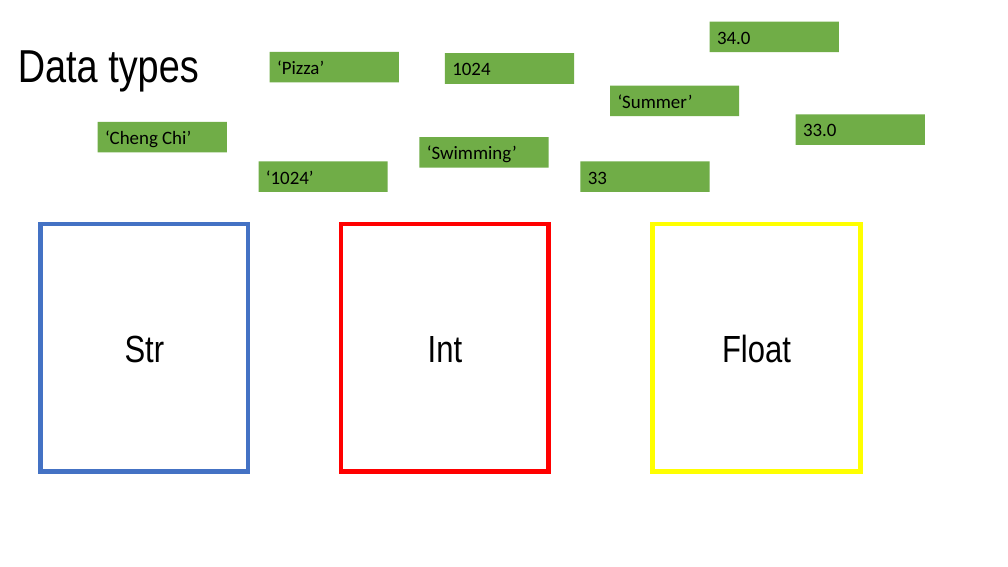
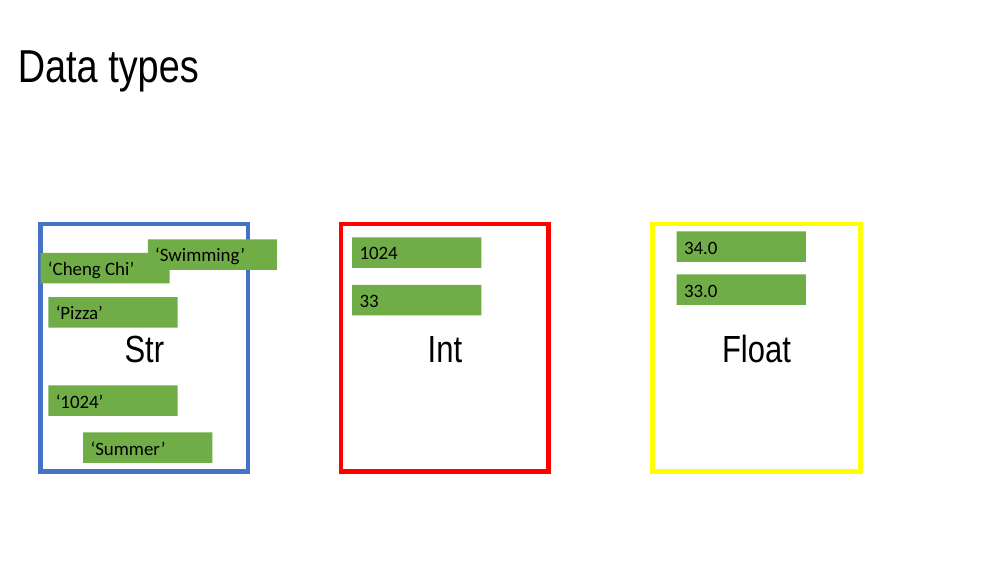
Before and after one commit to haoshisong/Python_Summer_Camp, a slide deck: slide 14 of Python summer camp.pptx (slide 10 before the commit). Drawn at 1008x567 pixels with LibreOffice and Linux fonts; fonts in the diff are those of the drawing. Boxes give left, top, right and bottom in pixels: in the first picture for what was removed or moved away, otherwise in the second. Text is boxed around its words. In the diff, an @@ line names an element or a change of style, - is before the commit and + after.

```diff
--- a/Python summer camp.pptx
+++ b/Python summer camp.pptx
@@ rectangle "1024": place and size @@
-rectangle "1024" at bbox=[445, 53, 574, 83]
+rectangle "1024" at bbox=[352, 237, 482, 268]
@@ rectangle "34.0": place and size @@
-rectangle "34.0" at bbox=[710, 22, 839, 52]
+rectangle "34.0" at bbox=[677, 231, 806, 262]
@@ rectangle "‘Cheng Chi’": place and size @@
-rectangle "‘Cheng Chi’" at bbox=[98, 122, 227, 152]
+rectangle "‘Cheng Chi’" at bbox=[41, 253, 170, 284]
@@ rectangle "‘Swimming’": place and size @@
-rectangle "‘Swimming’" at bbox=[420, 137, 549, 167]
+rectangle "‘Swimming’" at bbox=[147, 240, 277, 270]
@@ rectangle "‘Pizza’": place and size @@
-rectangle "‘Pizza’" at bbox=[270, 52, 399, 82]
+rectangle "‘Pizza’" at bbox=[48, 297, 178, 327]
@@ rectangle "33": place and size @@
-rectangle "33" at bbox=[581, 162, 710, 192]
+rectangle "33" at bbox=[352, 285, 482, 315]
@@ rectangle "33.0": place and size @@
-rectangle "33.0" at bbox=[796, 114, 925, 144]
+rectangle "33.0" at bbox=[677, 274, 806, 305]
@@ rectangle "‘1024’": place and size @@
-rectangle "‘1024’" at bbox=[259, 162, 388, 192]
+rectangle "‘1024’" at bbox=[48, 386, 178, 416]
@@ rectangle "‘Summer’": place and size @@
-rectangle "‘Summer’" at bbox=[610, 85, 740, 116]
+rectangle "‘Summer’" at bbox=[83, 433, 212, 463]
```
Also in this commit, not shown: 2 other slides changed, 13 slides added.
